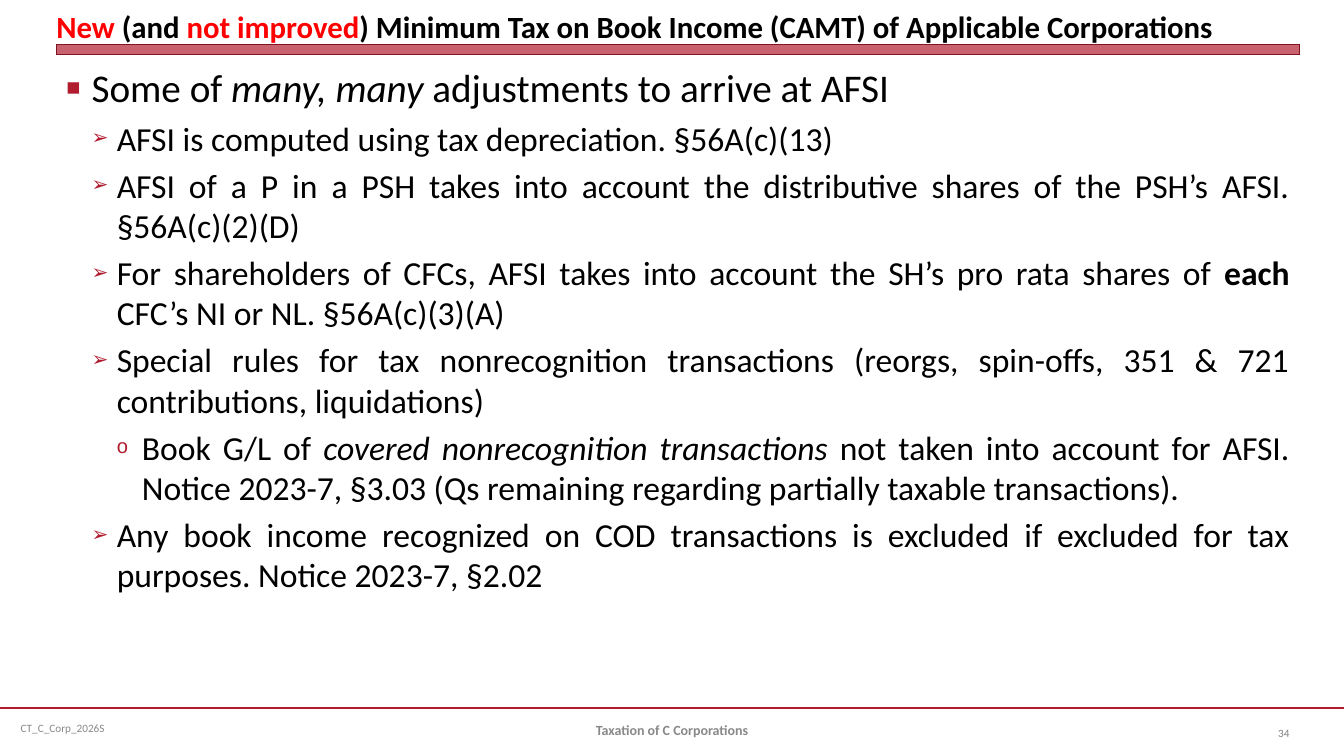
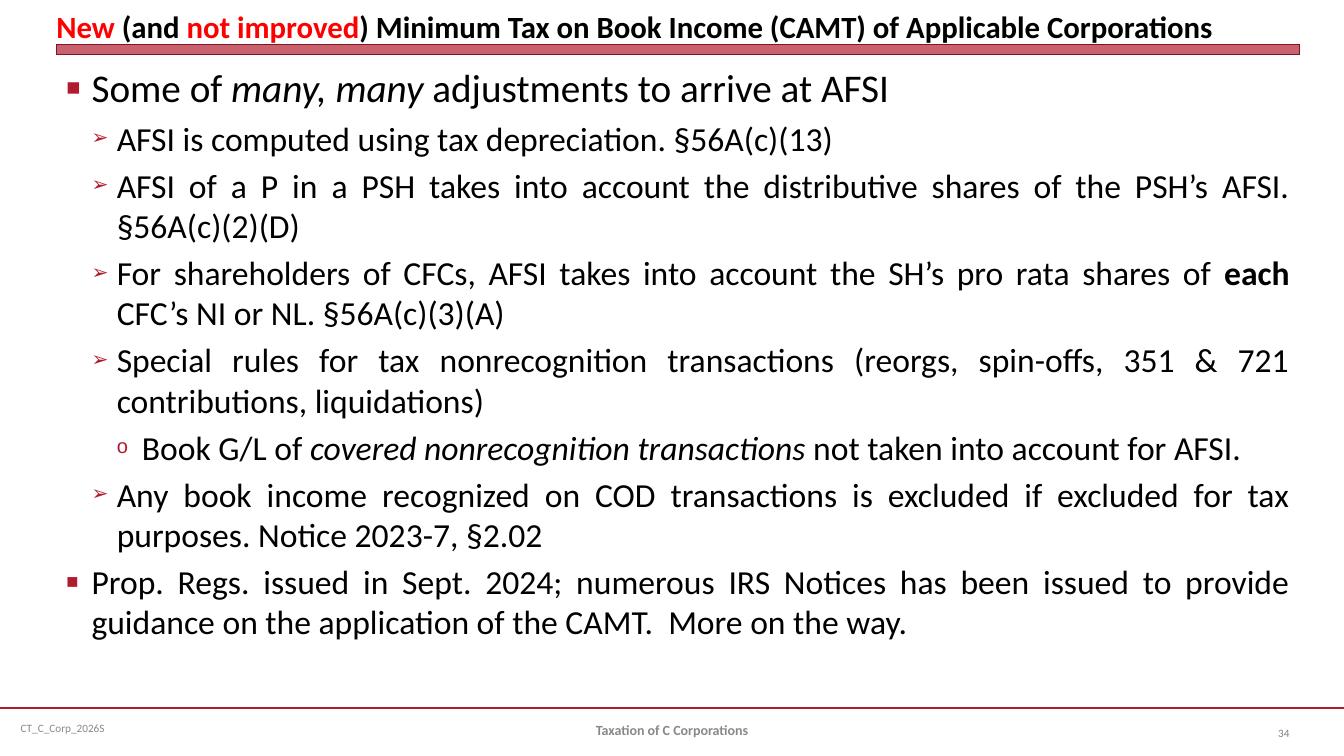
Before and after one commit to jmc877/Corporate-Tax, a slide deck: slide 34 of slides/CT_C_Corp_2026S.pptx. Drawn at 1344x756 pixels with LibreOffice and Linux fonts; fonts in the diff are those of the drawing. Boxes give left, top, right and bottom in pixels: in the first picture for what was removed or moved away, otherwise in the second. Text is boxed around its words. In the diff, an @@ line names an element or a change of style, - is before the commit and + after.

```diff
--- a/slides/CT_C_Corp_2026S.pptx
+++ b/slides/CT_C_Corp_2026S.pptx
@@ text at [142,436,1241,466]: text changed @@
-    o Book G/L of covered nonrecognition transactions not taken into account for AFSI. Notice 2023-7, §3.03 (Qs remaining regarding partially taxable transactions).
+    o Book G/L of covered nonrecognition transactions not taken into account for AFSI.
@@ text at [92,570,1289,640]: paragraph added @@
+■ Prop. Regs. issued in Sept. 2024; numerous IRS Notices has been issued to provide guidance on the application of the CAMT. More on the way.
```
Also in this commit, not shown: 1 other file.
